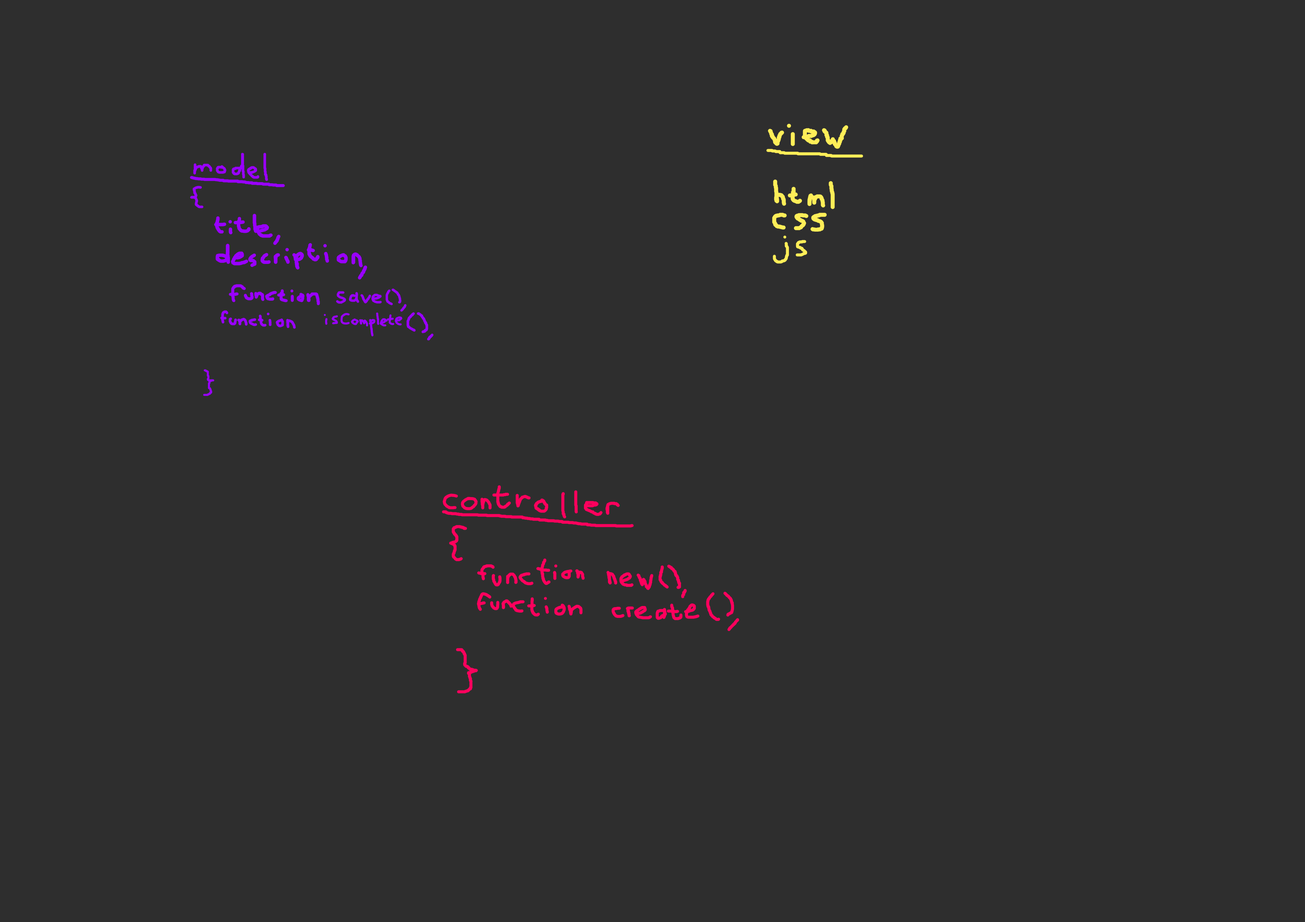
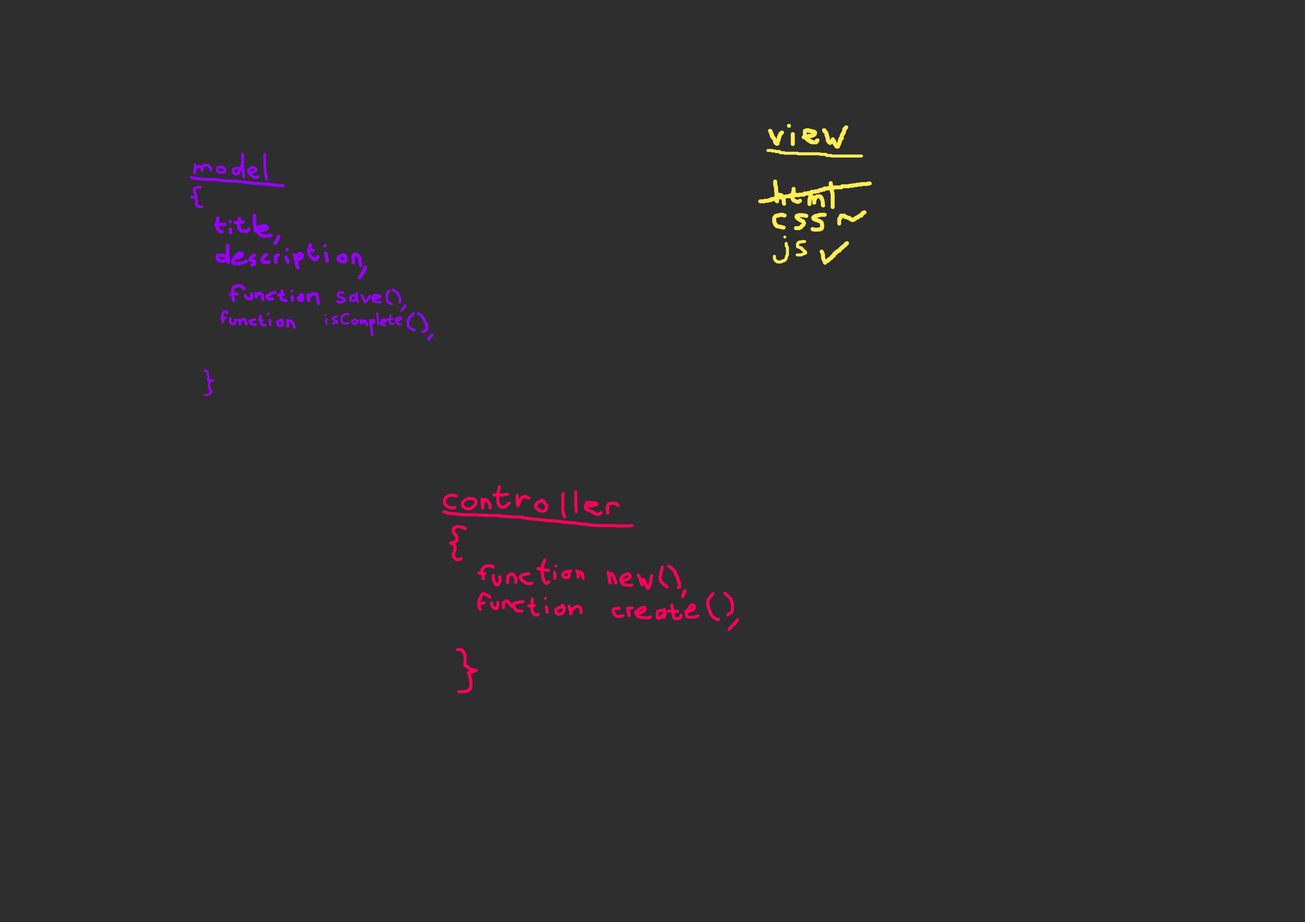
Layered file, before and after one edit (1305x922). Changes by layer:
painted on "Paint Layer 4" over [757, 181, 872, 265]
painted on "Paint Layer 3" over [757, 182, 857, 265]
painted on "Paint Layer 1" over [757, 181, 872, 265]
